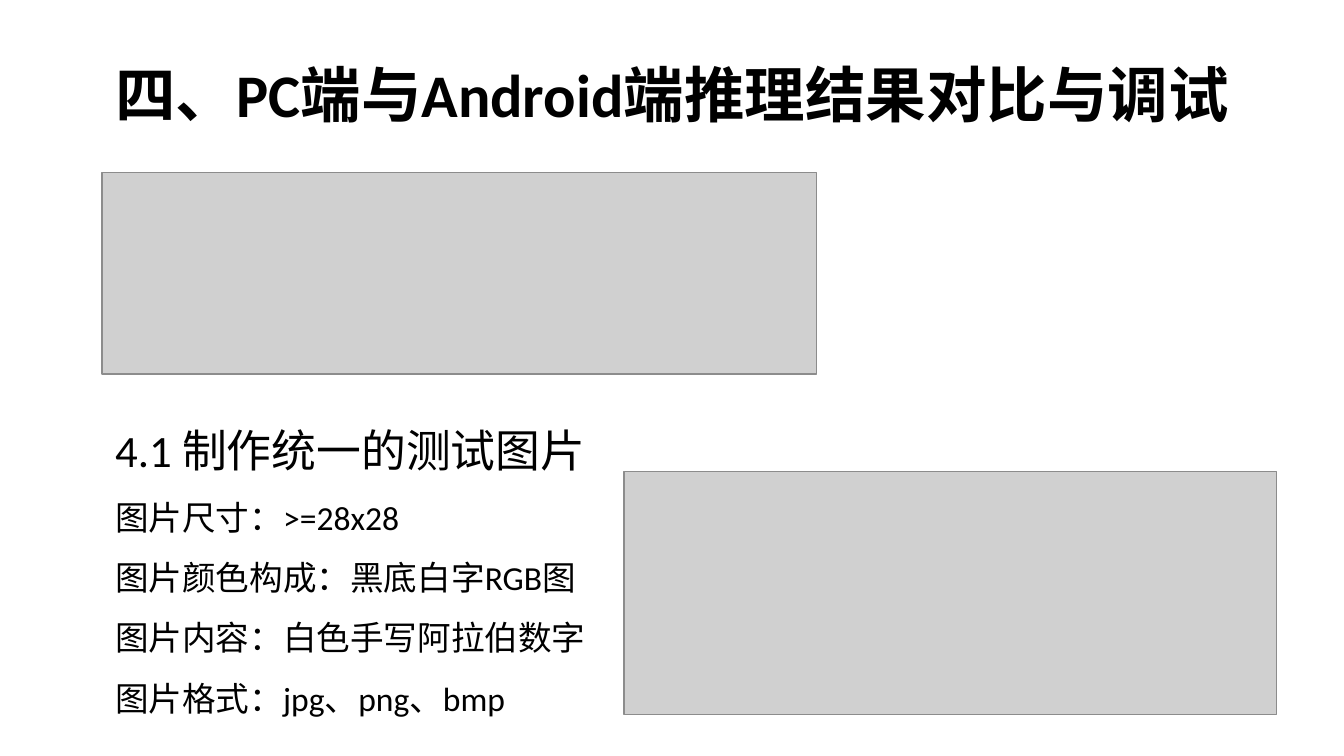
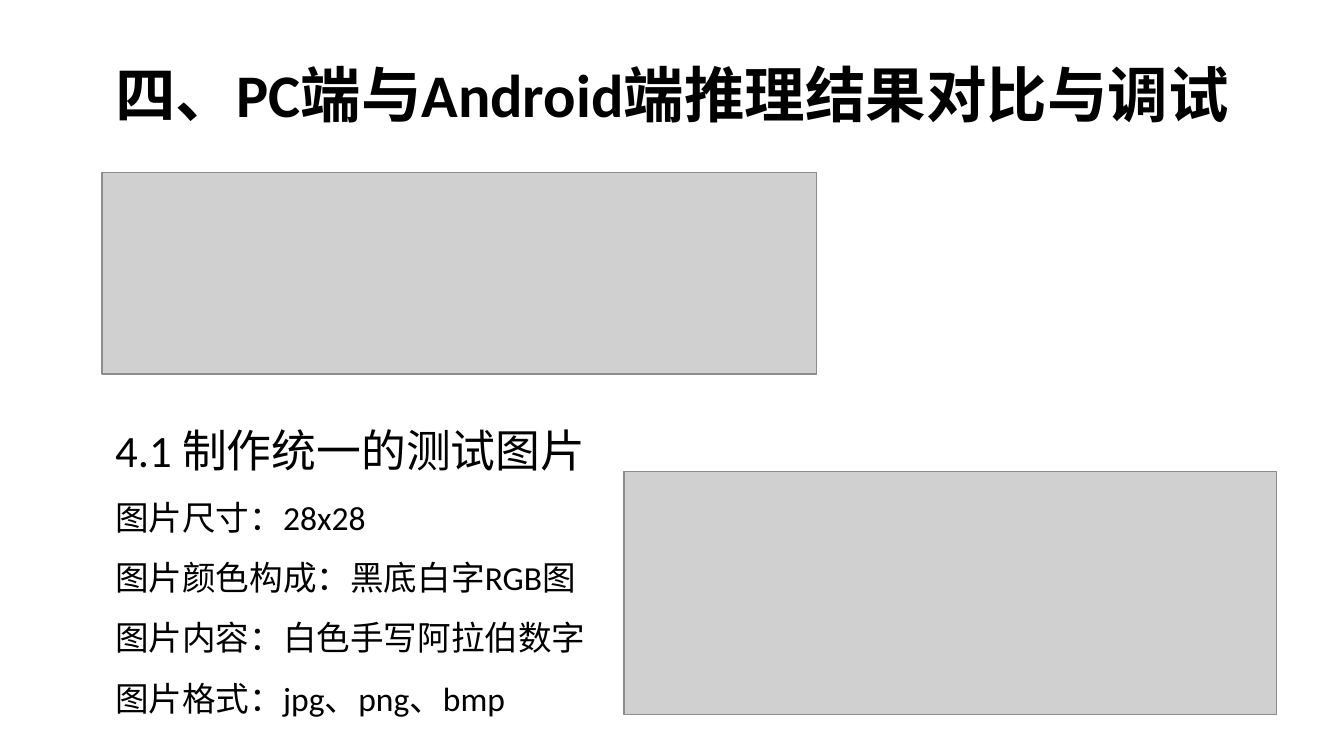
Before and after one commit to bestpower/HandwrittenDigitRecogDemo, a slide deck: slide 17 of docs/手写数字识别模型在Android端的部署_研发二部_王玉.pptx. Drawn at 1344x756 pixels with LibreOffice and Linux fonts; fonts in the diff are those of the drawing; grey boxes stand for pictures; background and template pictures are left out. Boxes give left, top, right and bottom in pixels: in the first picture for what was removed or moved away, otherwise in the second. Text is boxed around its words. In the diff, an @@ line names an element or a change of style, - is before the commit and + after.

```diff
--- a/docs/手写数字识别模型在Android端的部署_研发二部_王玉.pptx
+++ b/docs/手写数字识别模型在Android端的部署_研发二部_王玉.pptx
@@ text at (x1=115, y1=501, x2=366, y2=533): text changed @@
-图片尺寸：>=28x28
+图片尺寸：28x28
```
Also in this commit, not shown: 5 other slides changed.
